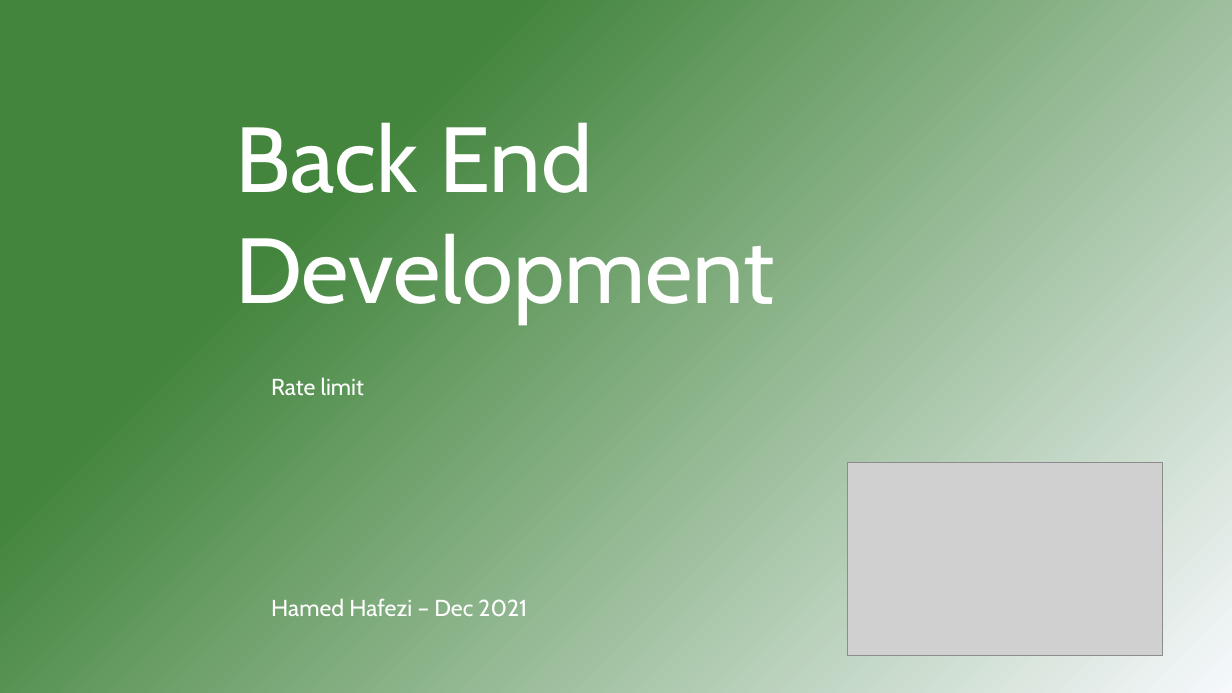
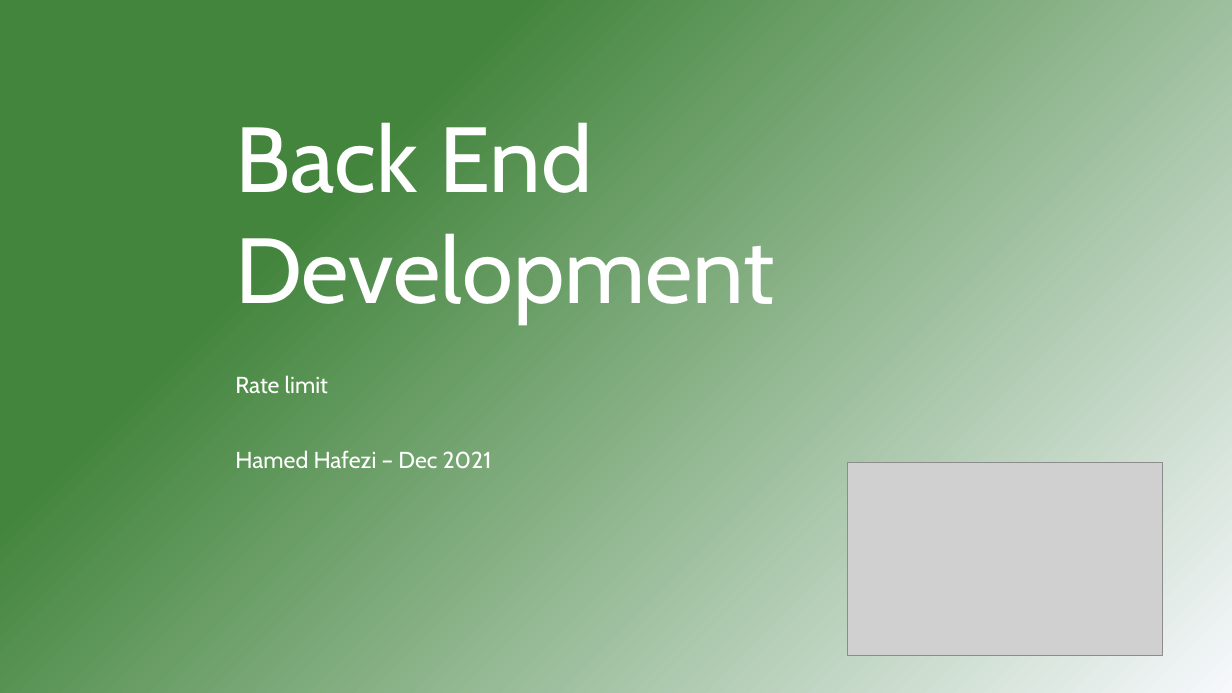
Before and after one commit to hamedhafezi/ppt, a slide deck: slide 1 of BK.pptx. Drawn at 1232x693 pixels with LibreOffice and Linux fonts; fonts in the diff are those of the drawing; grey boxes stand for pictures. Boxes give left, top, right and bottom in pixels: in the first picture for what was removed or moved away, otherwise in the second. Text is boxed around its words. In the diff, an @@ line names an element or a change of style, - is before the commit and + after.

```diff
--- a/BK.pptx
+++ b/BK.pptx
@@ text "Rate limit" moved from (x1=271, y1=377, x2=364, y2=396) to (x1=235, y1=375, x2=328, y2=393) @@
@@ text "Hamed Hafezi – Dec 2021" moved from (x1=271, y1=598, x2=527, y2=616) to (x1=235, y1=450, x2=492, y2=469) @@
```
Also in this commit, not shown: 4 other slides changed, 6 slides added.
